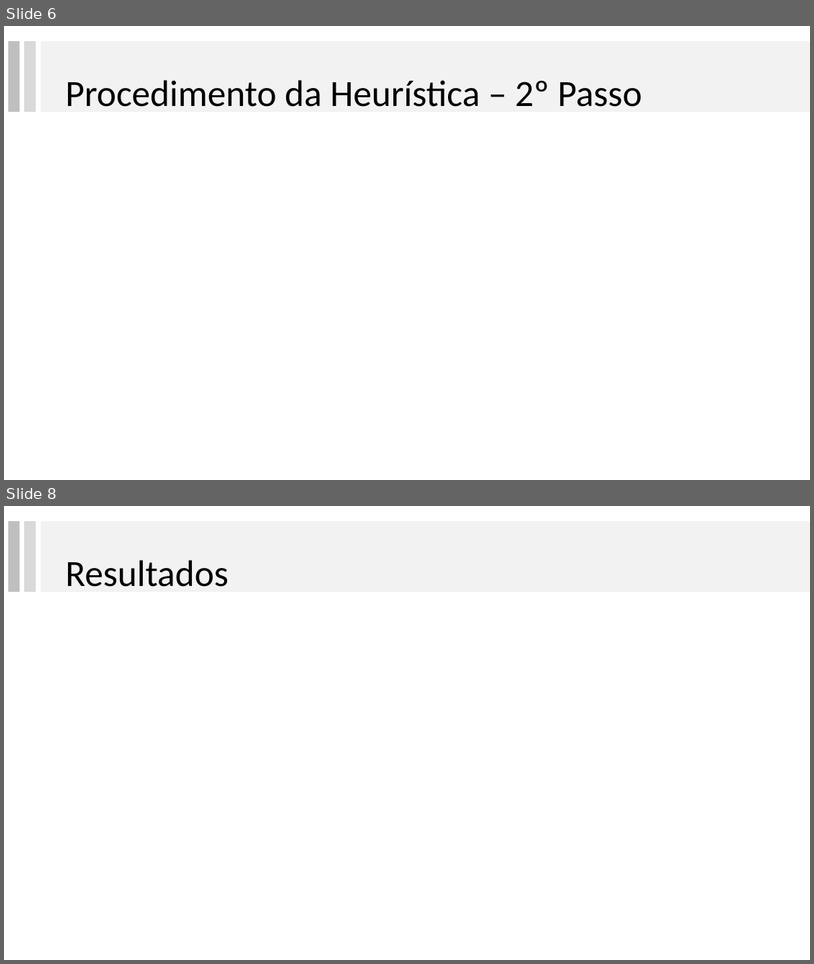
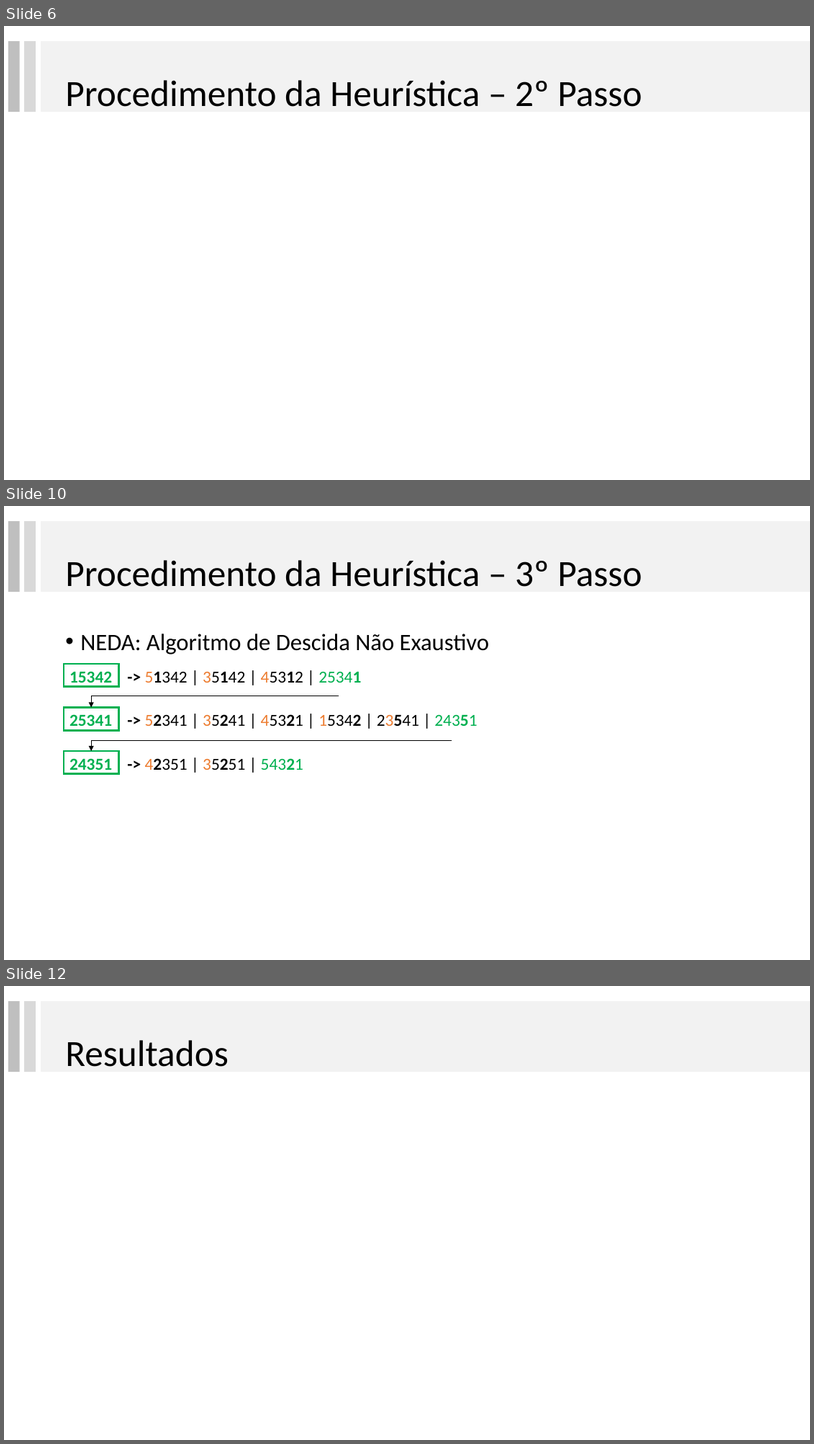
Before and after one commit to lpbiasoto/metaheuristicas, a slide deck: ApresentacaoRibas/apresentaçãoRibas.pptx. Shown one above the other, each under a label of ours: slides 6 and 8 before the commit, slides 6, 10 and 12 after it; the slides between them are not shown. The pictures are 814x964 and 814x1444 pixels, drawn with LibreOffice and Linux fonts; fonts in the diff are those of the drawing. Boxes give left, top, right and bottom in pixels: in the first picture for what was removed or moved away, otherwise in the second. Text is boxed around its words. In the diff, an @@ line names an element or a change of style, - is before the commit and + after.

Commit message:
com NEDA

```diff
--- a/ApresentacaoRibas/apresentaçãoRibas.pptx
+++ b/ApresentacaoRibas/apresentaçãoRibas.pptx
@@ slide 10 added at box(4, 506, 810, 960), background #FFFFFF @@
@@ rectangle added at box(8, 521, 20, 592), fill #BFBFBF @@
@@ rectangle added at box(24, 521, 36, 592), fill #D9D9D9 @@
@@ rectangle added at box(41, 521, 810, 592), fill #F2F2F2 @@
@@ title added at box(65, 560, 642, 587), 44 pt, text #000000 @@
+Procedimento da Heurística – 3º Passo
@@ text added at box(80, 633, 489, 654), 28 pt, text #000000 @@
+• NEDA: Algoritmo de Descida Não Exaustivo
@@ rectangle added at box(64, 664, 119, 687), outline #00B050 2.25 pt @@
@@ text added at box(70, 671, 361, 687), 20 pt, text #000000 @@
+15342 -> 51342 | 35142 | 45312 | 25341
@@ elbow arrow added from (339, 695) to (91, 708), #000000 0.5 pt @@
@@ rectangle added at box(64, 708, 119, 731), outline #00B050 2.25 pt @@
@@ text added at box(70, 714, 477, 731), 20 pt, text #000000 @@
+25341 -> 52341 | 35241 | 45321 | 15342 | 23541 | 24351
@@ elbow arrow added from (453, 741) to (91, 751), #000000 0.5 pt @@
@@ rectangle added at box(64, 751, 119, 774), outline #00B050 2.25 pt @@
@@ text added at box(70, 758, 304, 774), 20 pt, text #000000 @@
+24351 -> 42351 | 35251 | 54321
@@ what was slide 8 is now slide 12 @@
```
Also in this commit, not shown: 1 slide changed, 3 other slides added.
